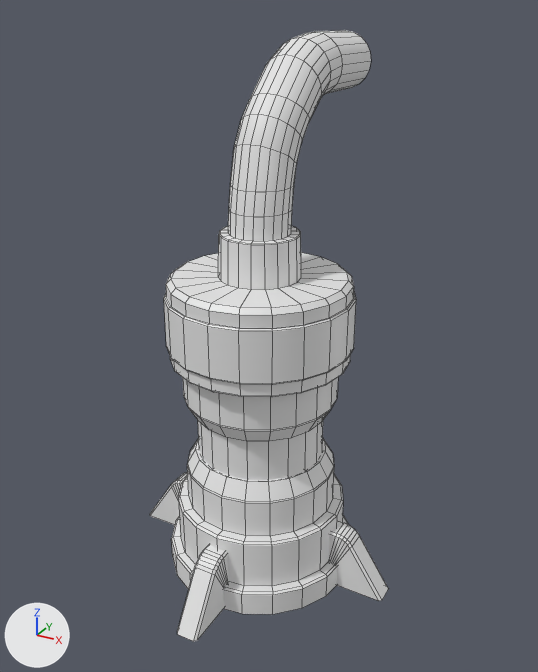
Before and after pictures for a commit that changed the FBX model Assets/Models/!Props/ScienceNew/Tube_Medium.fbx.
Before and after are seen from a 50 mm lens placed at (3.64, -6.42, 6.1), pointed at (0.03, 0.15, 2.81). The axes (+X, +Y, +Z) are drawn at lower left. The lights are the same throughout. Mesh edges are drawn as thin lines. Materials are left out; every surface is plain grey. Where no turn or scale is listed for an object, it has been applied to the vertices.

Script lines for the objects in view, before the commit:
```python
me_mesh = bpy.data.meshes.new('Mesh')
me_mesh.from_pydata(...)  # 1117 vertices, 1080 faces; spans x -1.63..1.62, y -1.62..2.0, z -0.01..5.88
# faces by material slot: [1060, 20]
me_mesh.materials.append(mat_lambert2)
me_mesh.materials.append(mat_glass)
ob_tube_medium = bpy.data.objects.new('Tube_Medium', me_mesh)
ob_tube_medium.location = (0.0, 0.0, 0.0)
```
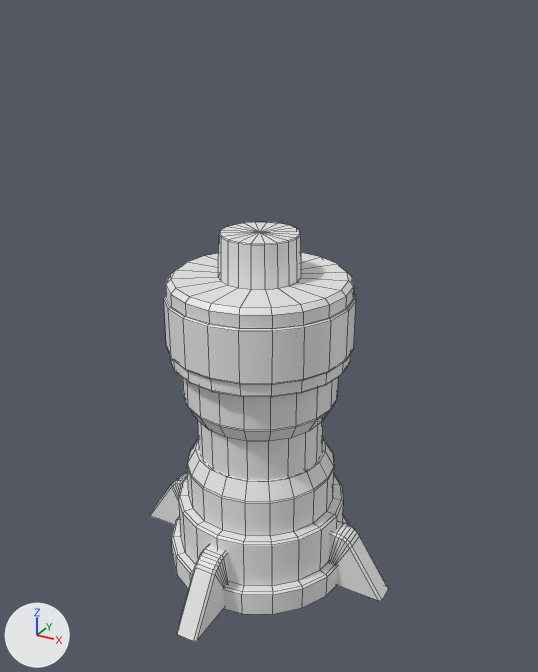
What the commit changed:
me_mesh is used by ob_tube_medium; location (0.0, 0.0, 0.0).
me_mesh had 1117 vertices, 1080 faces and spanned x -1.63..1.62, y -1.62..2.0, z -0.01..5.88.
me_mesh now has 937 vertices, 900 faces and spans x -1.63..1.62, y -1.62..1.62, z -0.01..4.02.
Part 1, on me_mesh:
200 vertices are removed from x -0.32..0.32, y -0.32..2.0, z 4.02..5.88.
200 faces are deleted.
20 vertices are added at x 0.0, y 0.0, z 4.02.
20 new faces join them.

Pixel boxes (x1, y1, x2, y2) of what changed, in the pictures (538 x 672 px):
'Tube_Medium', reshaped (31% shorter)
    before: (150, 30, 388, 642)
    after: (150, 222, 388, 642)
part 1 of me_mesh, cut back
    before: (220, 30, 371, 244)
    after: (220, 222, 300, 244)
